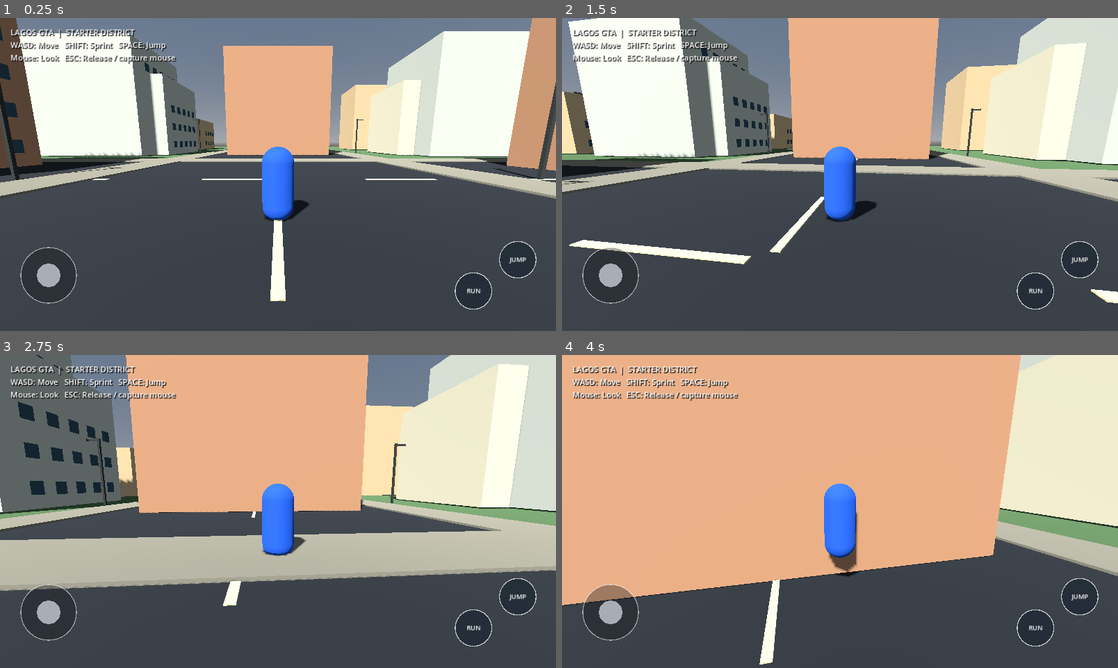
Above: before the commit, frames 1-4 (two rows, left to right).
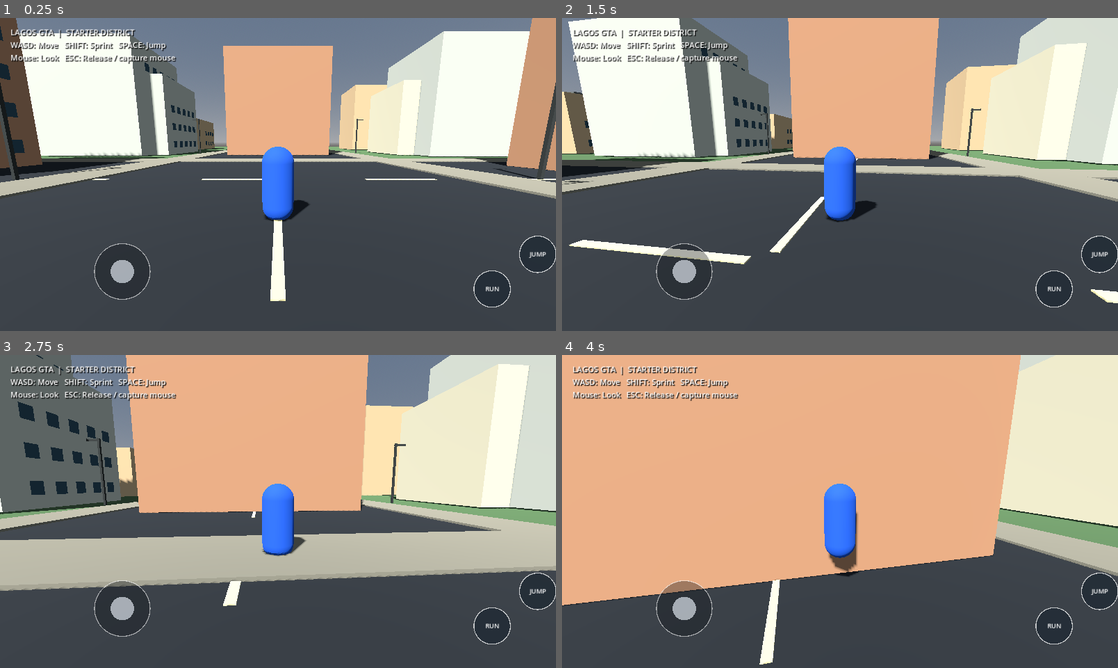
Above: after the commit, the same moments.

Repository: johnAyodele1/lagos-gta
Game: Godot game, scene res://scenes/main.tscn
Two runs of this game, one before a commit and one after it. Both use one fixed random seed, a clock stepped at 60 frames per second and the inputs below.
Inputs (mouse positions are in pixels of both pictures, inside the frame that each line leads up to):
- Up to frame 1 (0.25 s): no input
- Up to frame 2 (1.5 s): tap Enter at 0.5 s; move the mouse to (867, 174) at 0.52 s; hold Shift 0.53-1.28 s; hold W from 0.53 s (still down); tap Space at 0.77 s; move the mouse to (812, 174) at 1.27 s; tap Shift at 1.35 s
- Up to frame 3 (2.75 s): keep holding W; tap Space at 1.52 s; move the mouse to (289, 505) at 2.02 s; hold Shift from 2.03 s (still down)
- Up to frame 4 (4 s): keep holding W; move the mouse to (834, 517) at 2.77 s; release Shift at 2.78 s; tap Shift at 2.85 s; tap Space at 3.02, 3.77 s; move the mouse to (878, 514) at 3.52 s; hold Shift from 3.53 s (still down)

The runs differ from the first frame. In frame 1, 1.2% of the frame differs, in the area x 3-100%, y 69-94%; in frame 2, 1.4%; in frame 3, 1.5%; in frame 4, 1.7%.

Commit message:
fix: scale touchscreen controls for phone and tablet sizes

Diff:
--- a/scripts/mobile_controls.gd
+++ b/scripts/mobile_controls.gd
@@ -1,9 +1,9 @@
 extends Control
 class_name MobileControls
 
-const JOYSTICK_RADIUS: float = 64.0
+const MAX_JOYSTICK_RADIUS: float = 64.0
 const JOYSTICK_DEADZONE: float = 0.12
-const BUTTON_RADIUS: float = 42.0
+const MAX_BUTTON_RADIUS: float = 42.0
 
 var joystick_touch_index: int = -1
 var look_touch_index: int = -1
@@ -77,26 +77,35 @@
 		jump_touch_index = -1
 	queue_redraw()
 
+func _joystick_radius() -> float:
+	return minf(MAX_JOYSTICK_RADIUS, get_viewport_rect().size.x * 0.17)
+
+func _button_radius(size: Vector2) -> float:
+	return minf(MAX_BUTTON_RADIUS, size.x * 0.105)
+
 func _joystick_center() -> Vector2:
 	var size := get_viewport_rect().size
-	return Vector2(112.0, size.y - 128.0)
+	var margin := _joystick_radius() + 24.0
+	return Vector2(maxf(margin, size.x * 0.22), size.y - maxf(margin, size.y * 0.19))
 
 func _sprint_center(size: Vector2) -> Vector2:
-	return Vector2(size.x - 190.0, size.y - 92.0)
+	var radius := _button_radius(size)
+	return Vector2(size.x - radius * 3.5, size.y - radius * 2.3)
 
 func _jump_center(size: Vector2) -> Vector2:
-	return Vector2(size.x - 88.0, size.y - 164.0)
+	var radius := _button_radius(size)
+	return Vector2(size.x - radius, size.y - radius * 4.2)
 
 func _is_sprint_button(position: Vector2, size: Vector2) -> bool:
-	return position.distance_to(_sprint_center(size)) <= BUTTON_RADIUS * 1.35
+	return position.distance_to(_sprint_center(size)) <= _button_radius(size) * 1.15
 
 func _is_jump_button(position: Vector2, size: Vector2) -> bool:
-	return position.distance_to(_jump_center(size)) <= BUTTON_RADIUS * 1.35
+	return position.distance_to(_jump_center(size)) <= _button_radius(size) * 1.15
 
 func get_move_vector() -> Vector2:
 	if joystick_touch_index == -1:
 		return Vector2.ZERO
-	return joystick_vector(_joystick_center(), joystick_position, JOYSTICK_RADIUS)
+	return joystick_vector(_joystick_center(), joystick_position, _joystick_radius())
 
 func is_sprint_pressed() -> bool:
 	return sprint_touch_index != -1
@@ -116,20 +125,22 @@
 		return
 	var size := get_viewport_rect().size
 	var center := _joystick_center()
+	var joystick_radius := _joystick_radius()
 	var knob := center
 	if joystick_touch_index != -1:
 		var offset := joystick_position - center
-		knob += offset.limit_length(JOYSTICK_RADIUS)
-	draw_circle(center, JOYSTICK_RADIUS, Color(0.04, 0.06, 0.08, 0.34))
-	draw_arc(center, JOYSTICK_RADIUS, 0.0, TAU, 48, Color(1.0, 1.0, 1.0, 0.55), 2.0)
-	draw_circle(knob, 27.0, Color(0.88, 0.91, 0.94, 0.68))
+		knob += offset.limit_length(joystick_radius)
+	draw_circle(center, joystick_radius, Color(0.04, 0.06, 0.08, 0.34))
+	draw_arc(center, joystick_radius, 0.0, TAU, 48, Color(1.0, 1.0, 1.0, 0.55), 2.0)
+	draw_circle(knob, joystick_radius * 0.42, Color(0.88, 0.91, 0.94, 0.68))
 	_draw_action_button(_sprint_center(size), "RUN", sprint_touch_index != -1)
 	_draw_action_button(_jump_center(size), "JUMP", jump_touch_index != -1)
 
 func _draw_action_button(center: Vector2, caption: String, pressed: bool) -> void:
+	var radius := _button_radius(get_viewport_rect().size)
 	var fill := Color(0.12, 0.16, 0.20, 0.78) if not pressed else Color(0.24, 0.48, 0.72, 0.92)
-	draw_circle(center, BUTTON_RADIUS, fill)
-	draw_arc(center, BUTTON_RADIUS, 0.0, TAU, 40, Color(1.0, 1.0, 1.0, 0.72), 2.0)
+	draw_circle(center, radius, fill)
+	draw_arc(center, radius, 0.0, TAU, 40, Color(1.0, 1.0, 1.0, 0.72), 2.0)
 	var font := ThemeDB.fallback_font
 	var font_size := 15
 	var text_size := font.get_string_size(caption, HORIZONTAL_ALIGNMENT_CENTER, -1, font_size)
